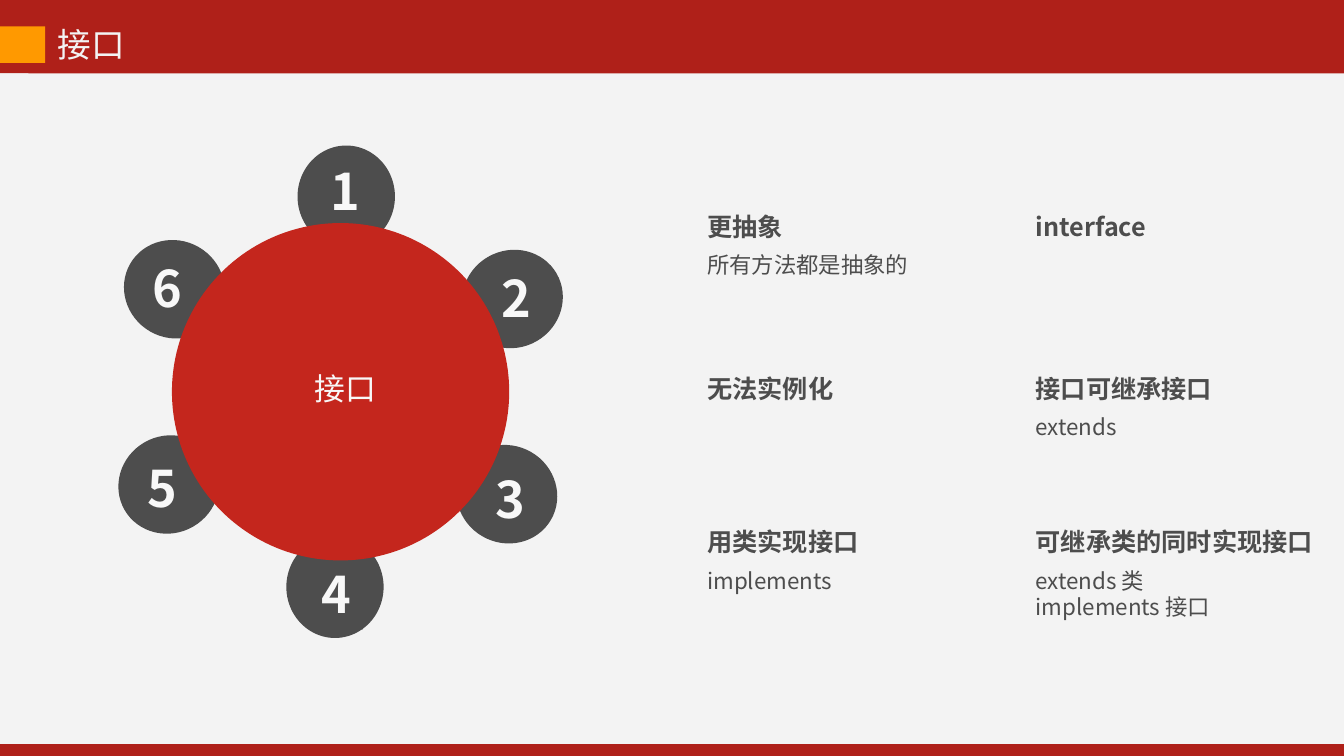
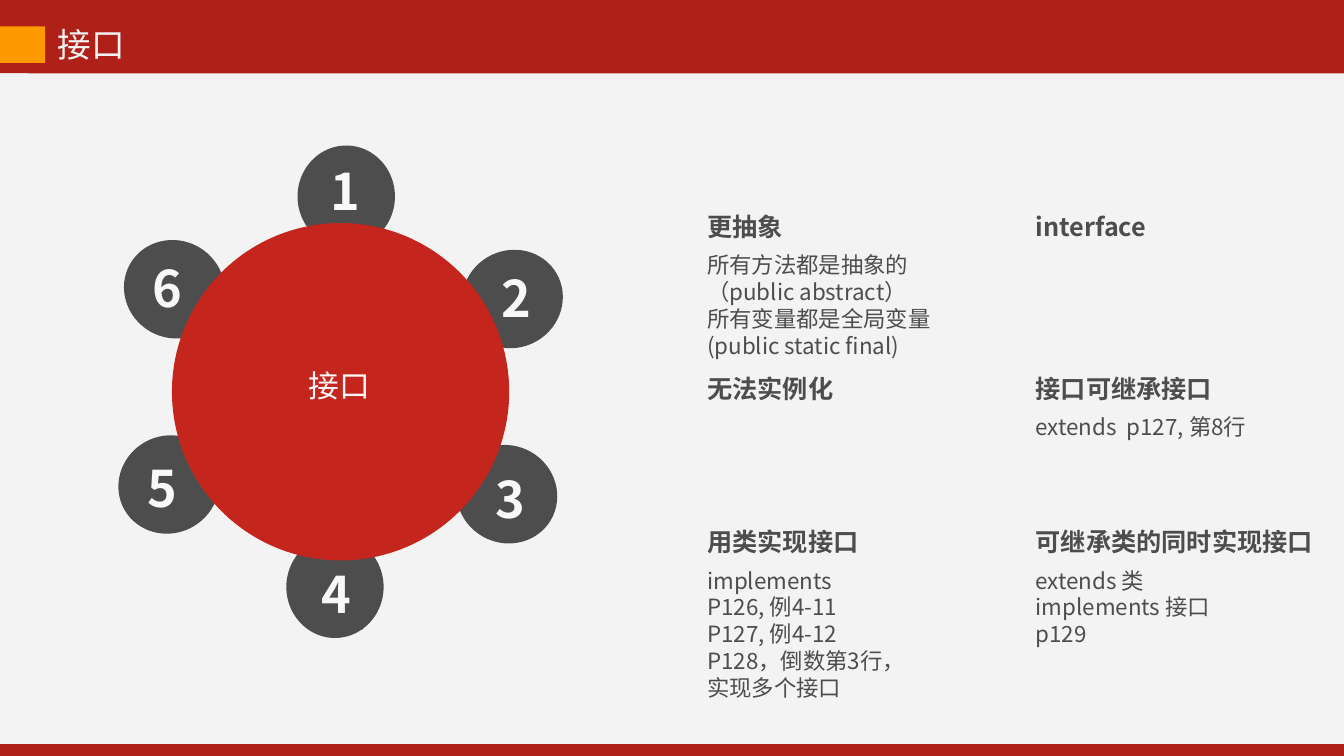
Before and after one commit to kevinjoyce/JavaCourseWare, a slide deck: slide 19 of PPT/每次课PPT/03 面向对象（下）-1.pptx. Drawn at 1344x756 pixels with LibreOffice and Linux fonts; fonts in the diff are those of the drawing. Boxes give left, top, right and bottom in pixels: in the first picture for what was removed or moved away, otherwise in the second. Text is boxed around its words. In the diff, an @@ line names an element or a change of style, - is before the commit and + after.

Commit message:
第3次课程，面向对象（下），继承、抽象类、接口、多态的完善

```diff
--- a/PPT/每次课PPT/03 面向对象（下）-1.pptx
+++ b/PPT/每次课PPT/03 面向对象（下）-1.pptx
@@ text at box(707, 281, 930, 359): paragraphs added @@
+（public abstract）
+所有变量都是全局变量
+(public static final)
@@ text "接口": place and size @@
-text "接口" at box(315, 374, 376, 403)
+text "接口" at box(309, 371, 370, 400)
@@ text at box(1036, 416, 1246, 440): text changed @@
-extends
+extends p127, 第8行
@@ text at box(707, 593, 905, 698): paragraphs added @@
+P126, 例4-11
+P127, 例4-12
+P128，倒数第3行，实现多个接口
@@ text at box(1036, 626, 1087, 647): paragraph added @@
+p129
```
Also in this commit, not shown: 1 other slide changed, 2 other files.
